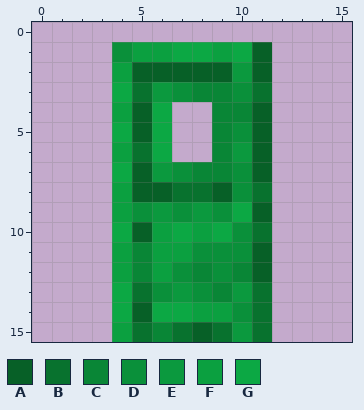
Two states of a pixel-art sprite, PortCraft/textures/portcraft_item_doorbamboo.png. Above: the version before the commit.
The file is 16x16 pixels. Colours within 5 levels of each other are drawn and written as one.
Palette (. is transparent): A #076027  B #08722e  C #098636  D #0a903a  E #0b993e  F #0ba040  G #0ca844
Pixels before, first column x 4:
 1 DFFGGFGA
 2 FAAAAAEA
 3 GBEDCCDB
 4 FAG..CCA
 5 GAG..CDA
 6 FBG..CEA
 7 GAEDCCDA
 8 FAABBADB
 9 FDEDEDGA
10 GAFGFGDB
11 FCFFDDDA
12 FCFDCDCA
13 GBDEDCEB
14 GAGGFFDB
15 FBCBABEB
The same view after the edit:
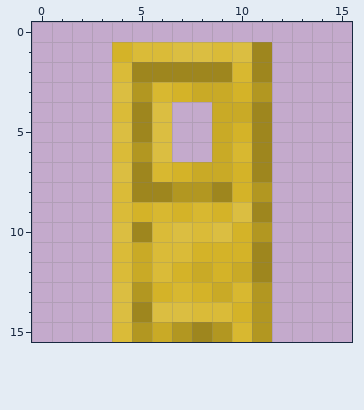
Diff:
colour A: #076027 -> #9e861e
colour B: #08722e -> #b29721
colour C: #098636 -> #c9aa26
colour D: #0a903a -> #d4b328
colour E: #0b993e -> #d8b830
colour F: #0ba040 -> #dabb38
colour G: #0ca844 -> #dbbe41
Changed places in both pictures, as pixel boxes (x1, y1, x2, y2):
changed: (112, 42, 272, 342)
